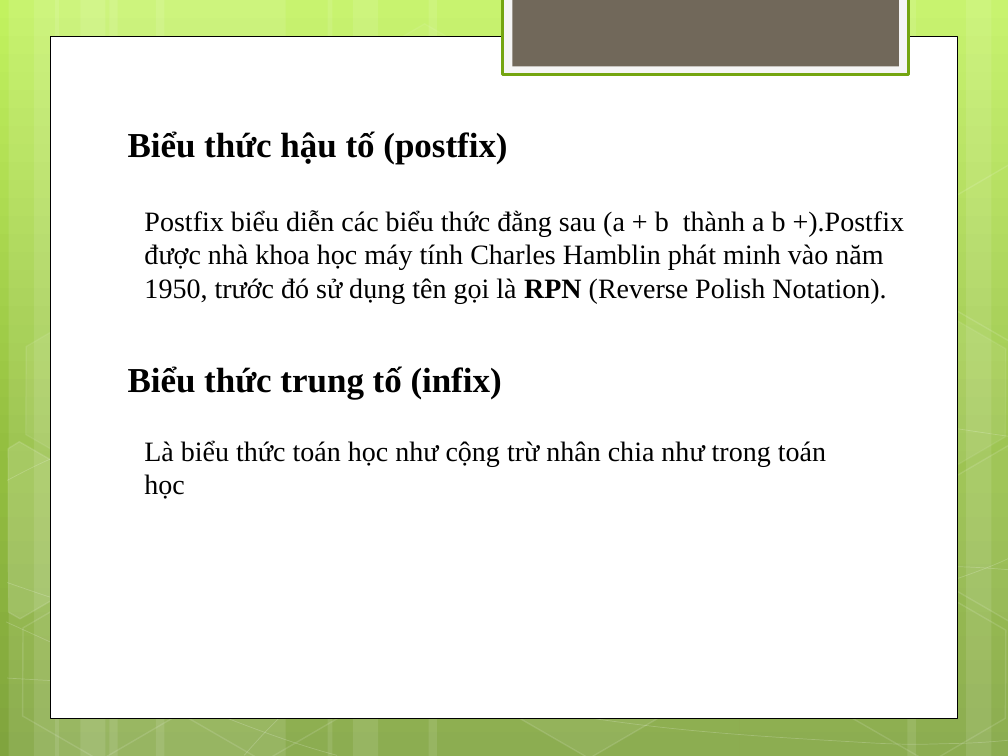
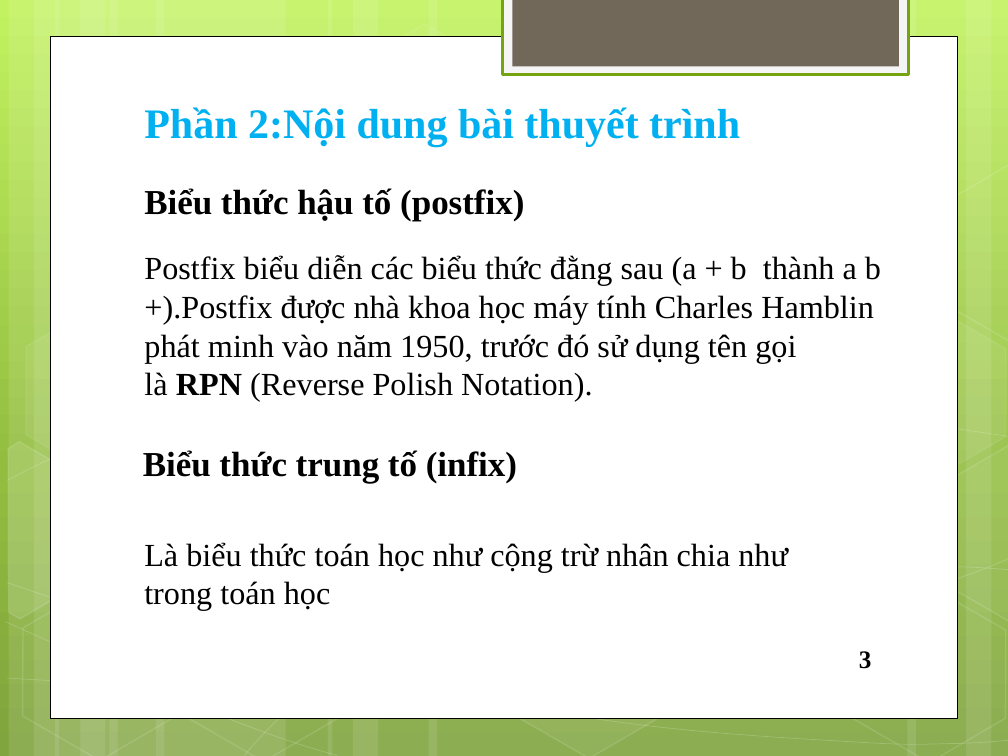
Before and after one commit to vohoang17110143/DoAn, a slide deck: slide 5 of CALCULATOR.pptx (slide 2 before the commit). Drawn at 1008x756 pixels with LibreOffice and Linux fonts; fonts in the diff are those of the drawing. Boxes give left, top, right and bottom in pixels: in the first picture for what was removed or moved away, otherwise in the second. Text is boxed around its words. In the diff, an @@ line names an element or a change of style, - is before the commit and + after.

```diff
--- a/CALCULATOR.pptx
+++ b/CALCULATOR.pptx
@@ text added at (144,107,740,146), 30 pt, text #00B0F0, bold @@
+Phần 2:Nội dung bài thuyết trình
@@ text "Biểu thức hậu tố (postfix)": place and size @@
-text "Biểu thức hậu tố (postfix)" at (128,131,507,164)
+text "Biểu thức hậu tố (postfix)" at (144,188,524,222)
@@ text "Postfix biểu diễn các biểu ...": place and size @@
-text "Postfix biểu diễn các biểu ..." at (144,210,905,304)
+text "Postfix biểu diễn các biểu ..." at (144,255,881,402)
@@ text "Postfix biểu diễn các biểu ..." at (144,255,881,402): size 20 to 23 pt @@
@@ text "Biểu thức trung tố (infix)": place and size @@
-text "Biểu thức trung tố (infix)" at (128,366,502,400)
+text "Biểu thức trung tố (infix)" at (143,450,517,484)
@@ text "Là biểu thức toán học ..." at (144,542,788,611): size 20 to 23 pt @@
@@ text "Là biểu thức toán học ...": place and size @@
-text "Là biểu thức toán học ..." at (144,440,826,499)
+text "Là biểu thức toán học ..." at (144,542,788,611)
@@ text added at (859,651,872,669), 18 pt, text #000000, bold @@
+3
```
Also in this commit, not shown: 14 other slides changed, 4 slides added.
